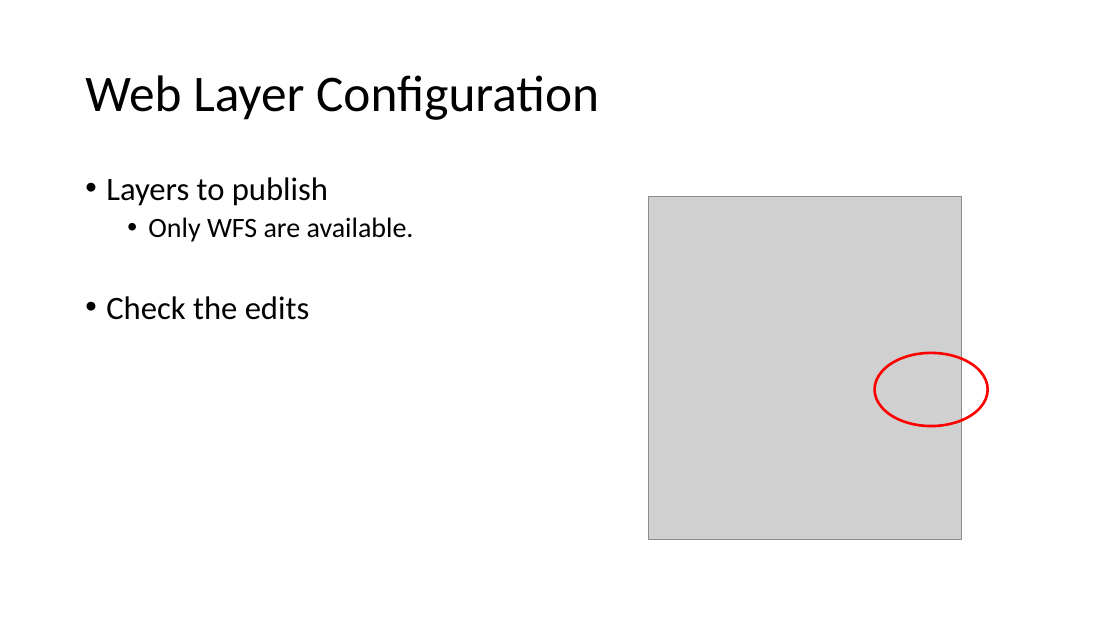
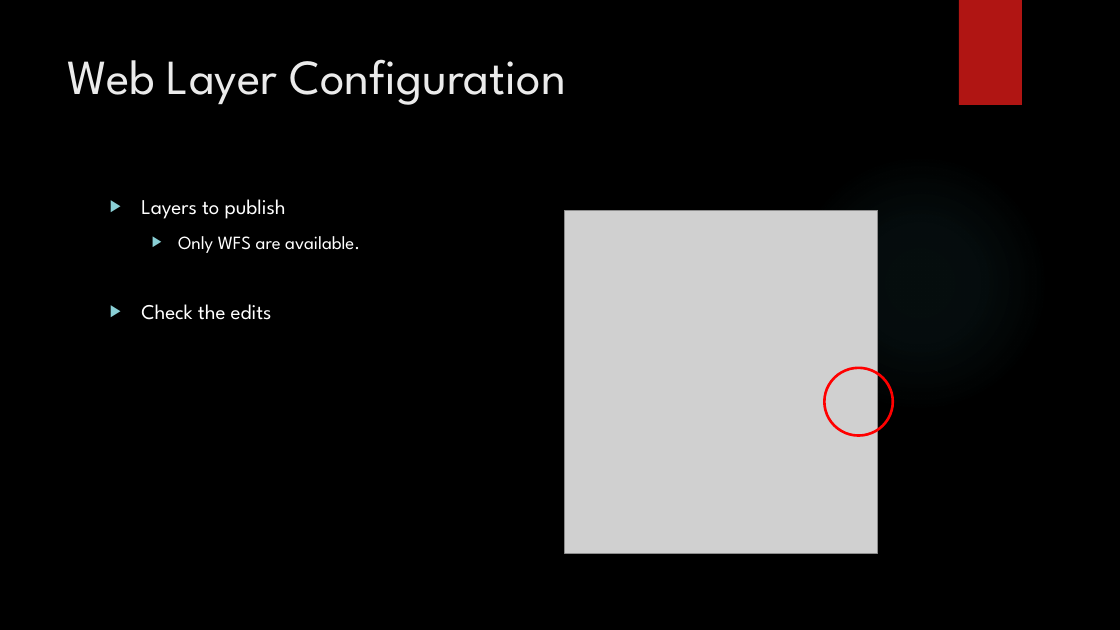
Before and after one commit to MGIS-UMN/GIS5577_week11, a slide deck: slide 20 of Creating_geospatial_services_ArcPro.pptx. Drawn at 1120x630 pixels with LibreOffice and Linux fonts; fonts in the diff are those of the drawing; grey boxes stand for pictures; background and template pictures are left out. Boxes give left, top, right and bottom in pixels: in the first picture for what was removed or moved away, otherwise in the second. Text is boxed around its words. In the diff, an @@ line names an element or a change of style, - is before the commit and + after.

Commit message:
added theme to ArcPro ppt

```diff
--- a/Creating_geospatial_services_ArcPro.pptx
+++ b/Creating_geospatial_services_ArcPro.pptx
@@ background #FFFFFF to picture (left out) @@
@@ rectangle added at [959,0,1022,105], fill #B01513 @@
@@ title "Web Layer Configuration": place and size @@
-title "Web Layer Configuration" at [85,75,599,120]
+title "Web Layer Configuration" at [68,59,565,105]
@@ title "Web Layer Configuration" at [68,59,565,105]: size 44 to 42 pt, font Calibri to League Spartan, text colour #000000 to #EBEBEB; line spacing 0.9 to 1; vertical alignment middle to top @@
@@ ellipse added at [791,154,1049,413], fill gradient #50B9C1 @@
@@ text "Layers to publish": place and size @@
-text "Layers to publish" at [106,177,414,320]
+text "Layers to publish" at [141,199,360,320]
@@ text "Layers to publish" at [141,199,360,320]: size 28 to 18 pt in "Layers to publish", "Check the edits"; font Calibri to League Spartan, text colour #000000 to #FFFFFF; size 24 to 16 pt in "Only WFS are available."; bullet • to ▶; line spacing 0.9 to 1; more space between paragraphs @@
@@ picture: place and size @@
-picture at [649,196,962,539]
+picture at [565,210,878,553]
@@ ellipse: place and size @@
-ellipse at [875,353,988,426]
+ellipse at [824,368,892,436]
```
Also in this commit, not shown: 25 other slides changed, 1 slide added, 1 slide removed.
